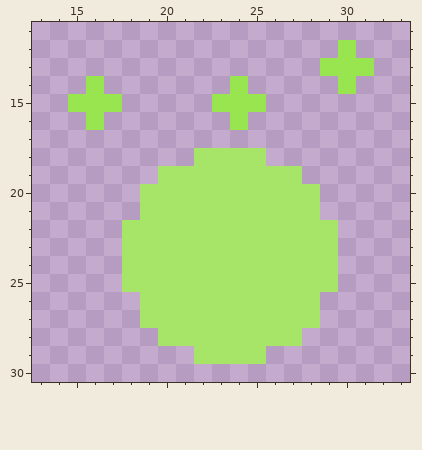
Pixel-art sprite -- SideScrollingGame/Assets/Sprites/Impact/Heal/heal2.png. The picture above is the old version.
The file is 48x48 pixels. Shown: x 13..33, y 11..30.
The same view after the edit:
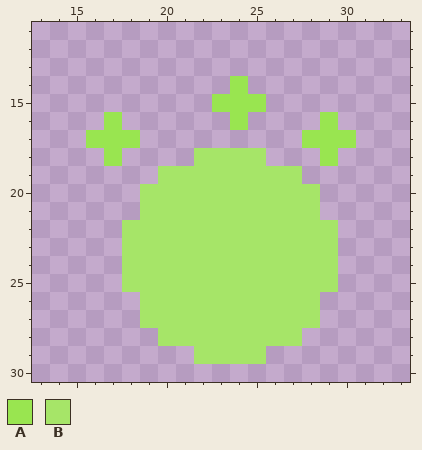
Palette (. is transparent): A #99e550  B #a6e568
Change:
Colour A now appears in row 16 at x 17 and 29; in row 17 at x 16 to 18 and 28 to 30; in row 18 at x 17 and 29.
The edit erases colour A in row 12 at x 30; in row 13 at x 29 to 31; in row 14 at x 16 and 30; in row 15 at x 15 to 17; in row 16 at x 16.
Changed places in both pictures, as pixel boxes (x1, y1, x2, y2):
changed: (302, 40, 374, 166)
changed: (68, 76, 140, 166)
